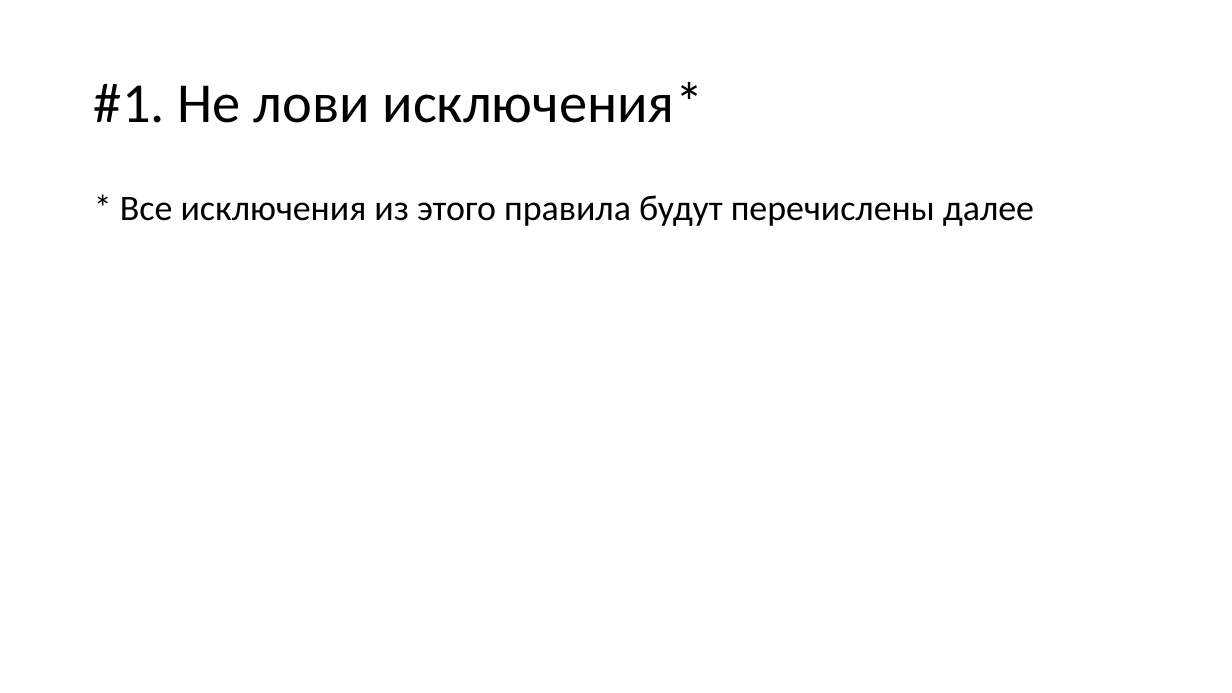
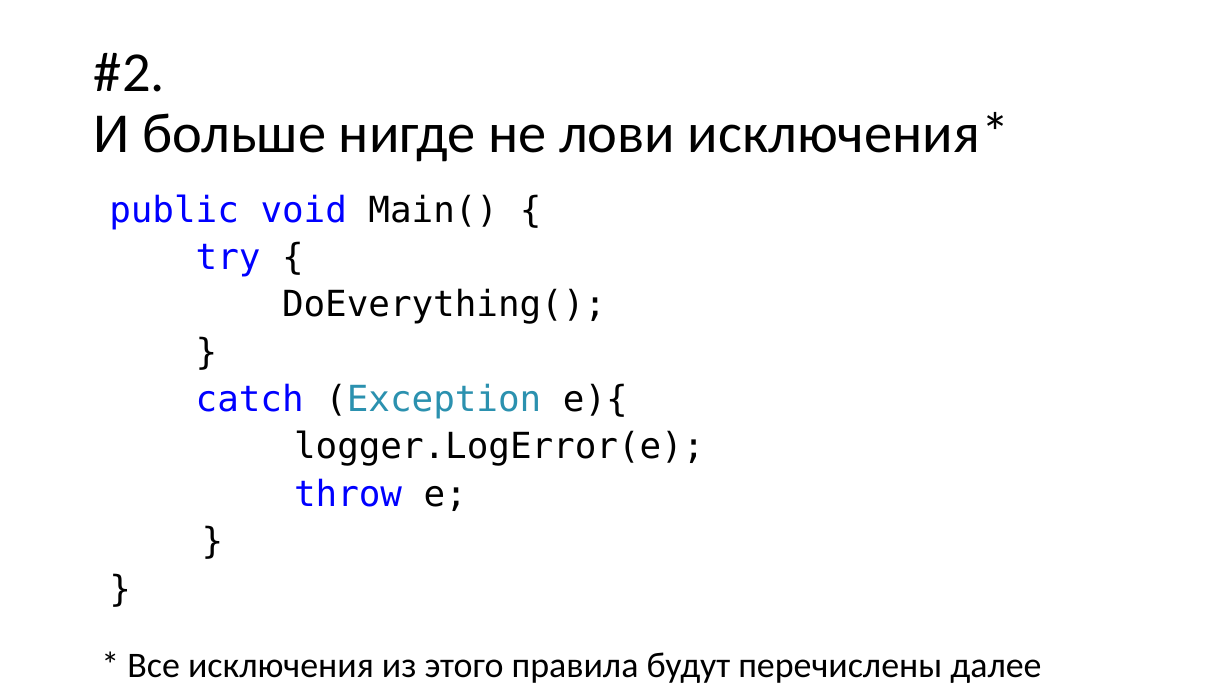
Before and after one commit to kontur-courses/exceptions, a slide deck: slide 3 of exceptions.pptx (slide 2 before the commit). Drawn at 1232x693 pixels with LibreOffice and Linux fonts; fonts in the diff are those of the drawing. Boxes give left, top, right and bottom in pixels: in the first picture for what was removed or moved away, otherwise in the second. Text is boxed around its words. In the diff, an @@ line names an element or a change of style, - is before the commit and + after.

Commit message:
small fixes on slides

```diff
--- a/exceptions.pptx
+++ b/exceptions.pptx
@@ title at (x1=94, y1=53, x2=1009, y2=162): text changed @@
-#1. Не лови исключения*
+#2.
+И больше нигде не лови исключения*
@@ text added at (x1=109, y1=194, x2=704, y2=511), 28 pt, text #000000 @@
+public void Main() {
+try {
+DoEverything();
+}
+catch (Exception e){
+logger.LogError(e);
+throw e;
+}
+}
@@ text "* Все исключения из этого ..." moved from (x1=120, y1=195, x2=1034, y2=226) to (x1=127, y1=652, x2=1041, y2=683) @@
@@ text "* Все исключения из этого ..." at (x1=127, y1=652, x2=1041, y2=683): line spacing 0.9 to 0.8 @@
```
Also in this commit, not shown: 3 other slides changed, 3 other files.
